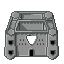
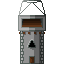
Layer changes from the first 64 × 64 image to the second:
added layer "gen archer - couleur" in group "générateur d'archers" over [18, 0, 46, 64]
added layer "gen archer - premier jet" in group "générateur d'archers" over [18, 1, 46, 64]
renamed "Tour de base" to "générateur de chevaliers", hid the group it (2 layers) over [4, 11, 59, 60]
